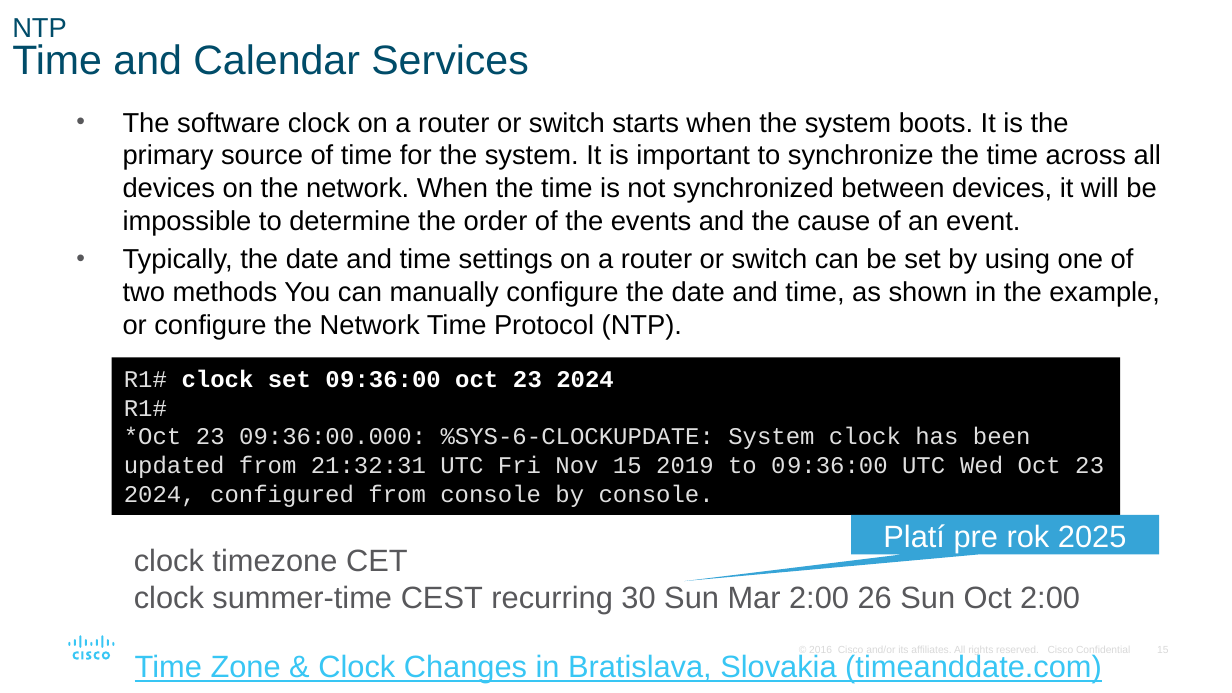
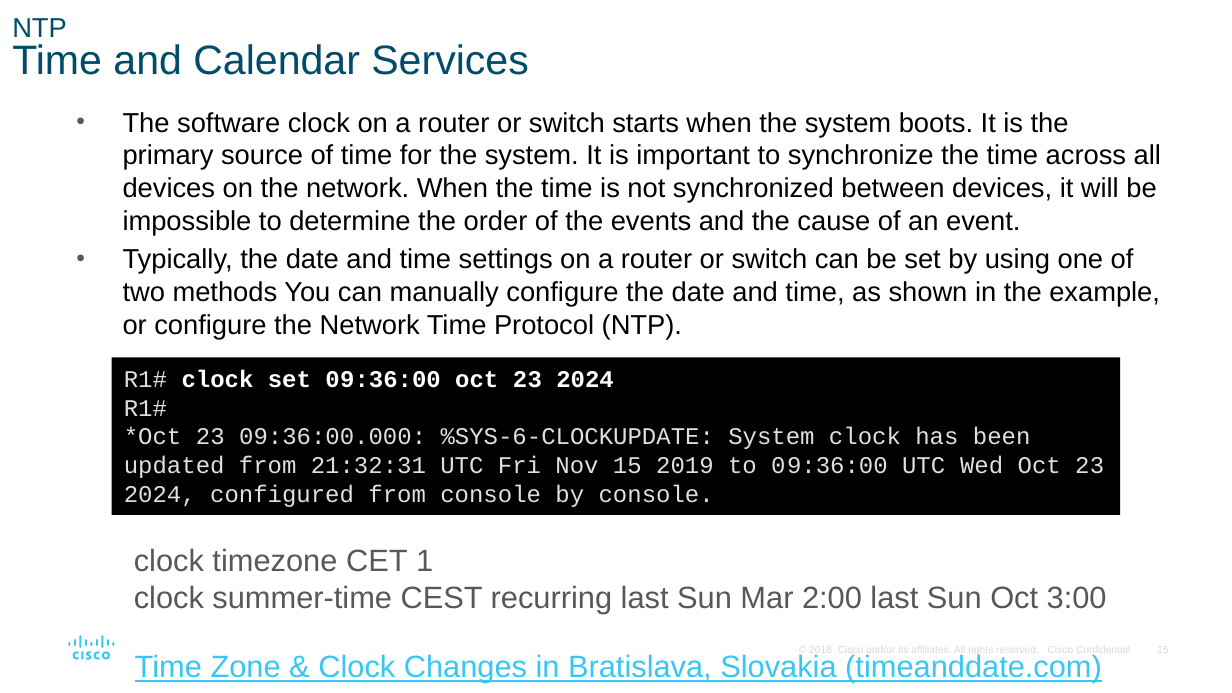
Before and after one commit to jb23lm87/CCNA-V7, a slide deck: slide 15 of ENSA_Module_10.pptx. Drawn at 1232x693 pixels with LibreOffice and Linux fonts; fonts in the diff are those of the drawing. Boxes give left, top, right and bottom in pixels: in the first picture for what was removed or moved away, otherwise in the second. Text is boxed around its words. In the diff, an @@ line names an element or a change of style, - is before the commit and + after.

```diff
--- a/ENSA_Module_10.pptx
+++ b/ENSA_Module_10.pptx
@@ speech box removed at (851,515,1159,554) @@
-Platí pre rok 2025
@@ text at (134,548,1107,613): text changed @@
-clock timezone CET
-clock summer-time CEST recurring 30 Sun Mar 2:00 26 Sun Oct 2:00
+clock timezone CET 1
+clock summer-time CEST recurring last Sun Mar 2:00 last Sun Oct 3:00
```
Also in this commit, not shown: 1 other slide changed.
